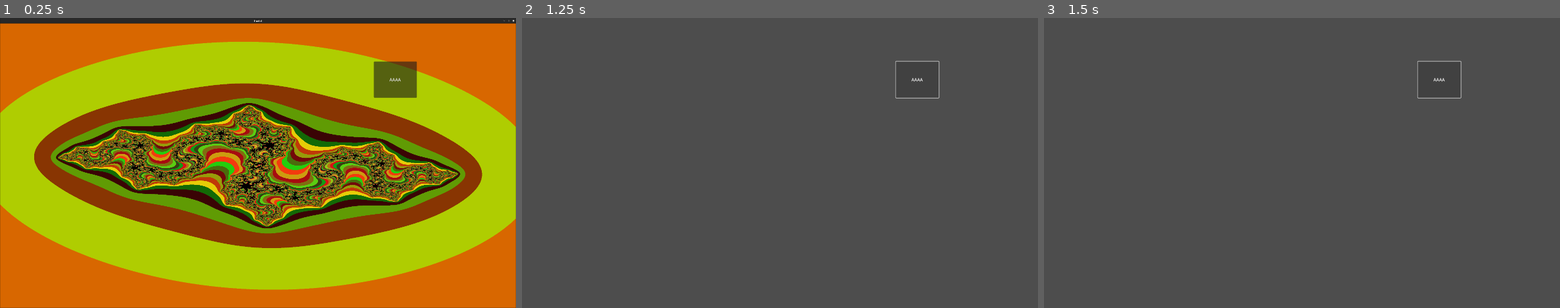
Above: before the commit, frames 1-3 (left to right).
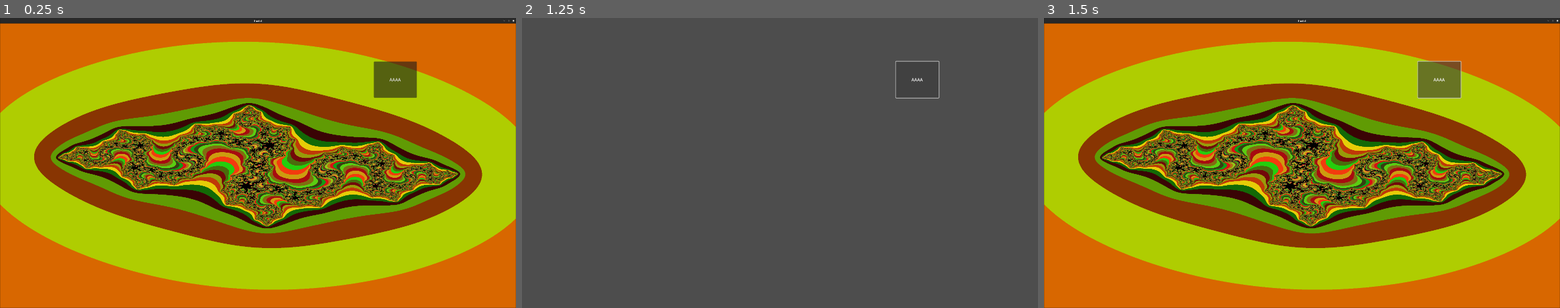
Above: after the commit, the same moments.

Repository: mignavarl/prueba_godotcendece
Game: Godot game, scene res://node_2d.tscn
The game is run twice, just before and just after one commit, with the same random seed, the same clock (stepped at 60 frames per second) and the same inputs.
Inputs:
- Up to frame 1 (0.25 s): no input
- Up to frame 2 (1.25 s): click "AAAA" at 0.5 s
- Up to frame 3 (1.5 s): click "AAAA" at 1.25 s

Frames 1-2 are identical in both runs. In frame 3, 100% of the frame differs, in the area x 0-100%, y 0-100%.

Commit message:
cambio boton

Diff:
--- a/button.gd
+++ b/button.gd
@@ -2,4 +2,7 @@
 
 
 func _on_button_up() -> void:
-	$"../TextureRect".set_rotation_degrees(90) # Replace with function body.
+	if $"../TextureRect".visible == true:
+		$"../TextureRect".visible = false
+	else:
+		$"../TextureRect".visible = true
